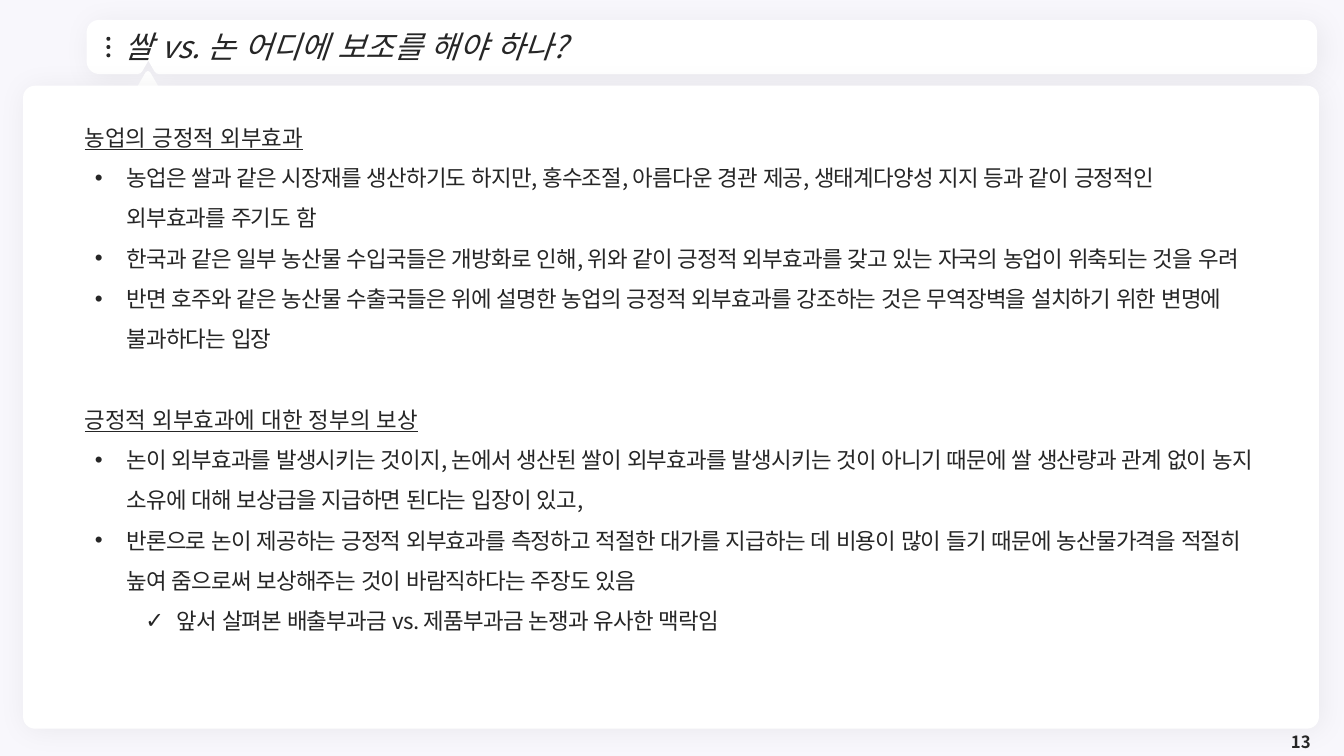
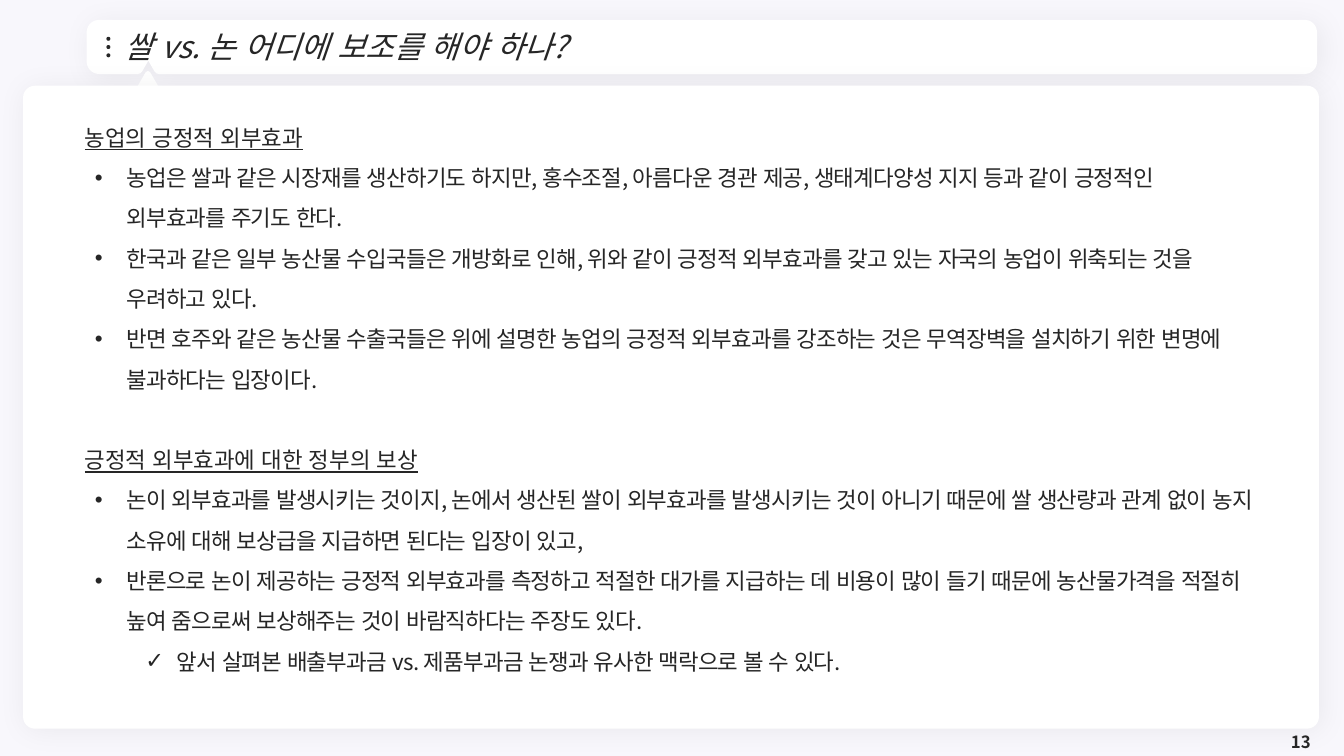
Before and after one commit to meandthey/Teaching, a slide deck: slide 13 of 환경경제학/2026-1/환경경제학_Chapter_07 (Section2부터).pptx. Drawn at 1344x756 pixels with LibreOffice and Linux fonts; fonts in the diff are those of the drawing; background and template pictures are left out. Boxes give left, top, right and bottom in pixels: in the first picture for what was removed or moved away, otherwise in the second. Text is boxed around its words. In the diff, an @@ line names an element or a change of style, - is before the commit and + after.

```diff
--- a/환경경제학/2026-1/환경경제학_Chapter_07 (Section2부터).pptx
+++ b/환경경제학/2026-1/환경경제학_Chapter_07 (Section2부터).pptx
@@ text at box(126, 167, 1221, 390): text changed @@
-• 농업은 쌀과 같은 시장재를 생산하기도 하지만, 홍수조절, 아름다운 경관 제공, 생태계다양성 지지 등과 같이 긍정적인 외부효과를 주기도 함
-• 한국과 같은 일부 농산물 수입국들은 개방화로 인해, 위와 같이 긍정적 외부효과를 갖고 있는 자국의 농업이 위축되는 것을 우려
-• 반면 호주와 같은 농산물 수출국들은 위에 설명한 농업의 긍정적 외부효과를 강조하는 것은 무역장벽을 설치하기 위한 변명에 불과하다는 입장
+• 농업은 쌀과 같은 시장재를 생산하기도 하지만, 홍수조절, 아름다운 경관 제공, 생태계다양성 지지 등과 같이 긍정적인 외부효과를 주기도 한다.
+• 한국과 같은 일부 농산물 수입국들은 개방화로 인해, 위와 같이 긍정적 외부효과를 갖고 있는 자국의 농업이 위축되는 것을 우려하고 있다.
+• 반면 호주와 같은 농산물 수출국들은 위에 설명한 농업의 긍정적 외부효과를 강조하는 것은 무역장벽을 설치하기 위한 변명에 불과하다는 입장이다.
@@ text at box(126, 570, 1241, 672): text changed @@
-• 반론으로 논이 제공하는 긍정적 외부효과를 측정하고 적절한 대가를 지급하는 데 비용이 많이 들기 때문에 농산물가격을 적절히 높여 줌으로써 보상해주는 것이 바람직하다는 주장도 있음
-  ✓ 앞서 살펴본 배출부과금 vs. 제품부과금 논쟁과 유사한 맥락임
+• 반론으로 논이 제공하는 긍정적 외부효과를 측정하고 적절한 대가를 지급하는 데 비용이 많이 들기 때문에 농산물가격을 적절히 높여 줌으로써 보상해주는 것이 바람직하다는 주장도 있다.
+  ✓ 앞서 살펴본 배출부과금 vs. 제품부과금 논쟁과 유사한 맥락으로 볼 수 있다.
```
Also in this commit, not shown: 9 other slides changed, 3 other files.
